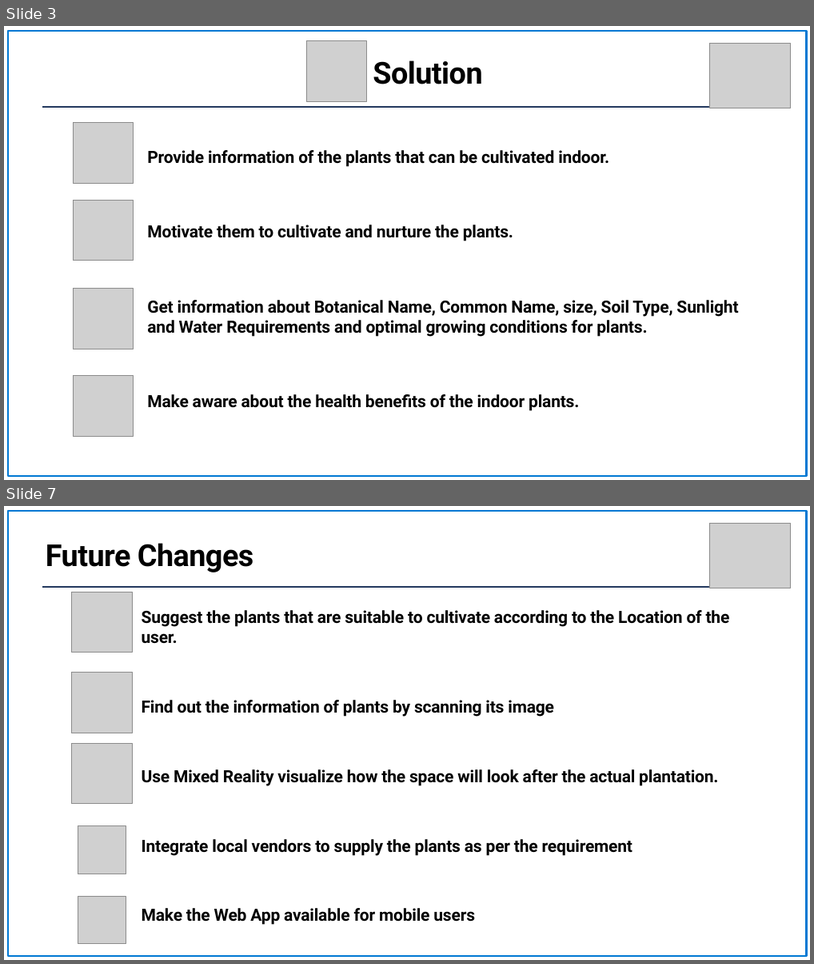
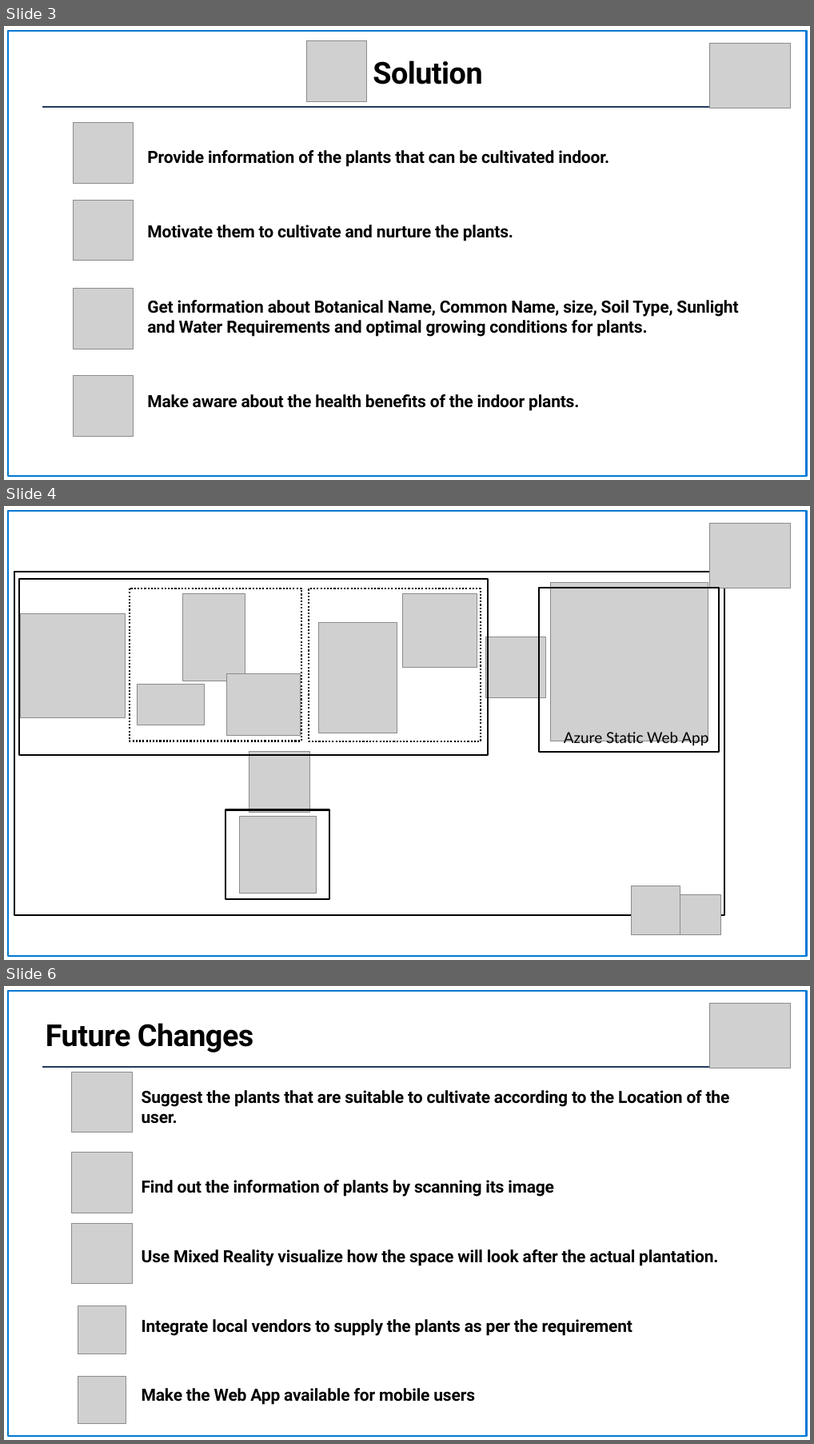
Before and after one commit to ompiepy/greentech, a slide deck: Demo Day Presentation.pptx. Shown one above the other, each under a label of ours: slides 3 and 7 before the commit, slides 3, 4 and 6 after it; the slides between them are not shown. The pictures are 814x964 and 814x1444 pixels, drawn with LibreOffice and Linux fonts; fonts in the diff are those of the drawing; grey boxes stand for pictures; background and template pictures are left out. Boxes give left, top, right and bottom in pixels: in the first picture for what was removed or moved away, otherwise in the second. Text is boxed around its words. In the diff, an @@ line names an element or a change of style, - is before the commit and + after.

```diff
--- a/Demo Day Presentation.pptx
+++ b/Demo Day Presentation.pptx
@@ slide 4 added at [4, 506, 810, 960], background picture (left out) @@
@@ freeform shape added at [8, 511, 807, 956], outline #0078D3 2.25 pt @@
@@ picture added at [710, 524, 791, 588] @@
@@ rectangle added at [14, 572, 726, 914], outline #000000 2 pt @@
@@ rectangle added at [19, 579, 488, 755], outline #000000 2 pt @@
@@ group added at [130, 588, 301, 740]: 3 pictures, 1 rectangle @@
@@ rectangle added at [309, 588, 481, 740], outline #000000 2 pt dashed @@
@@ picture added at [403, 593, 477, 667] @@
@@ rectangle added at [539, 588, 720, 752], outline #000000 2 pt @@
@@ picture added at [550, 583, 708, 740] @@
@@ picture added at [20, 613, 125, 718] @@
@@ picture added at [319, 623, 398, 733] @@
@@ picture added at [486, 637, 546, 698] @@
@@ text added at [564, 730, 709, 747], 18 pt, text #000000 @@
+Azure Static Web App
@@ picture added at [250, 752, 310, 812] @@
@@ rectangle added at [226, 810, 330, 900], outline #000000 2 pt @@
@@ picture added at [240, 816, 317, 892] @@
@@ picture added at [632, 886, 681, 935] @@
@@ picture added at [681, 894, 722, 935] @@
@@ what was slide 7 is now slide 6 @@
```
Also in this commit, not shown: 2 slides changed, 1 slide removed.
